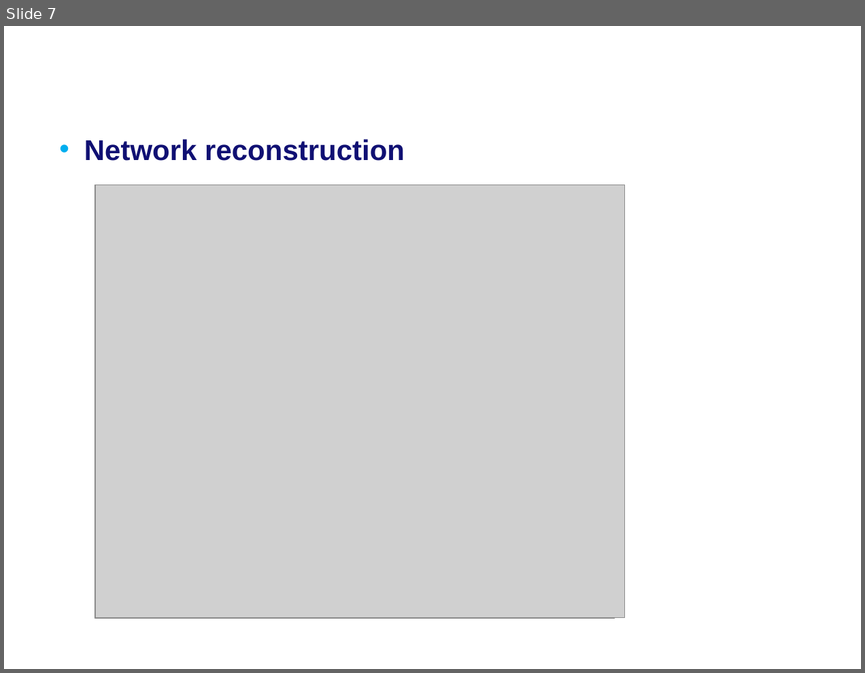
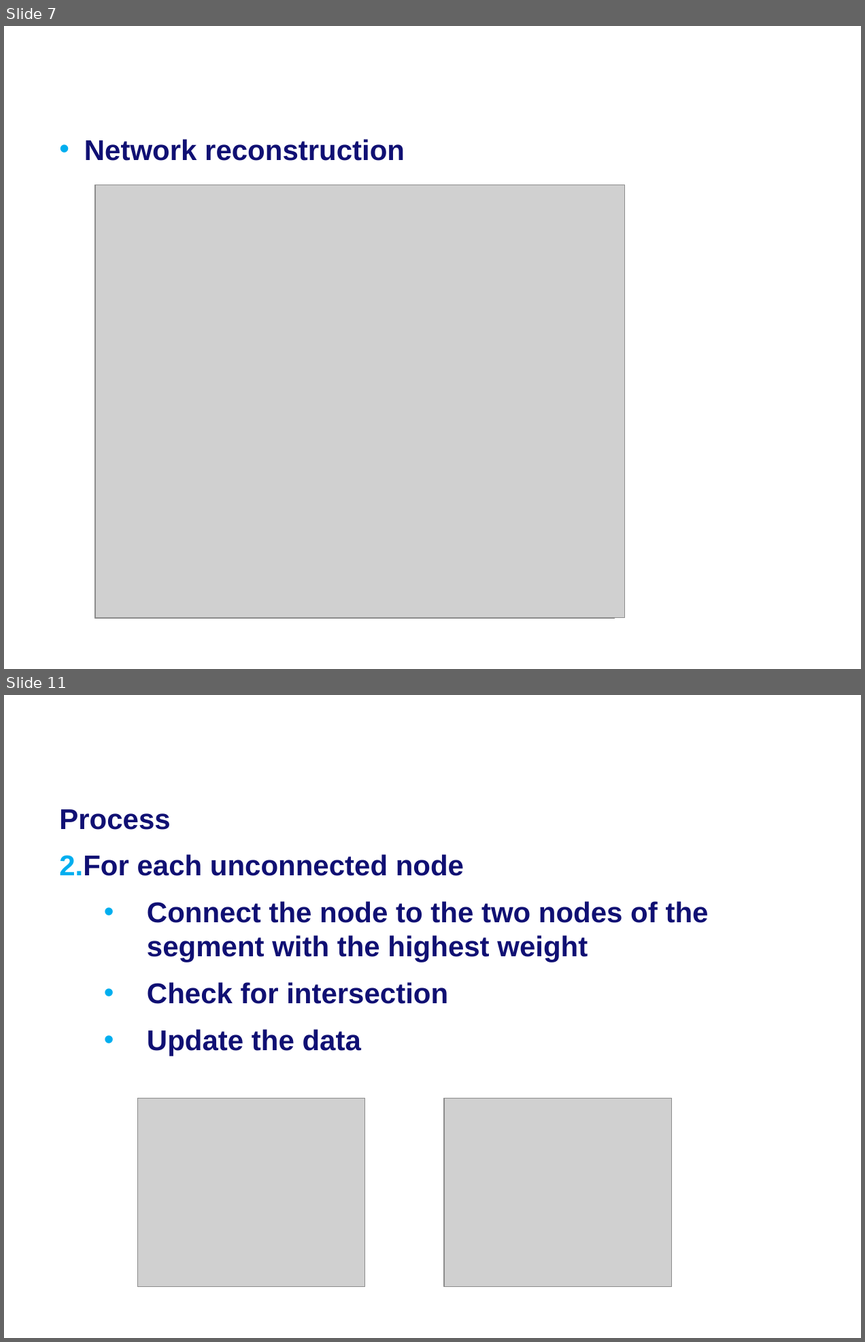
Before and after one commit to MartijnMuijsers/Algorithms, a slide deck: report/Final Presentation.ppt. Shown one above the other, each under a label of ours: slide 7 before the commit, slides 7 and 11 after it; the slides between them are not shown. The pictures are 865x673 and 865x1342 pixels, drawn with LibreOffice and Linux fonts; fonts in the diff are those of the drawing; grey boxes stand for pictures; background and template pictures are left out. Boxes give left, top, right and bottom in pixels: in the first picture for what was removed or moved away, otherwise in the second. Text is boxed around its words. In the diff, an @@ line names an element or a change of style, - is before the commit and + after.

Commit message:
Presentation Single complete

```diff
--- a/report/Final Presentation.ppt
+++ b/report/Final Presentation.ppt
@@ slide 11 added at (x1=4, y1=695, x2=861, y2=1338), background #FFFFFF @@
@@ text added at (x1=68, y1=695, x2=821, y2=777), 28 pt, text #FFFFFF, bold @@
+Single curve reconstruction
@@ text added at (x1=59, y1=809, x2=708, y2=1055), 24 pt, text #101073, bold @@
+Process
+2. For each unconnected node
+  • Connect the node to the two nodes of the segment with the highest weight
+  • Check for intersection
+  • Update the data
@@ picture added at (x1=138, y1=1098, x2=364, y2=1286) @@
@@ picture added at (x1=445, y1=1098, x2=672, y2=1286) @@
```
Also in this commit, not shown: 2 slides changed, 5 other slides added.
